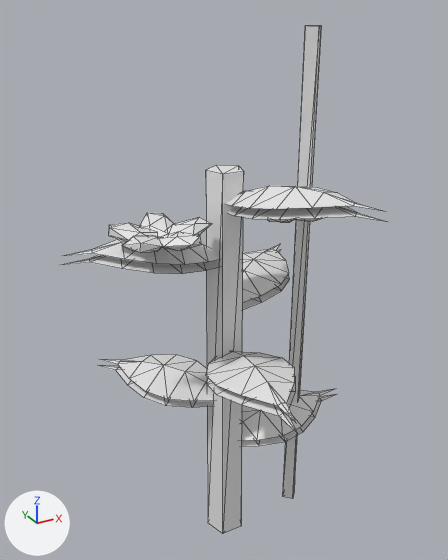
What one commit did to the glTF model models/world/tomato-2.glb.
One viewpoint serves both versions: a 50 mm lens placed at (-0.451, -0.816, 0.925), pointed at (-0.001, 0.003, 0.516). Every picture has the same lights, and +X, +Y and +Z are marked at lower left. The older version comes first. Mesh edges are drawn as thin lines. Vertices at exactly the same position are counted once.

The first picture shows 'tomato-2'.
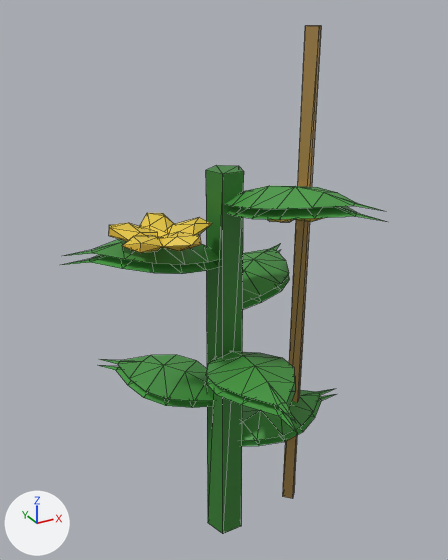
Scene script edits in JSON lines:
```json
{"op": "add", "block": "mat_vc", "code": "n2 = _N.new('ShaderNodeMix'); n2.name = 'Mix'"}
{"op": "add", "block": "mat_vc", "code": "n2.data_type = 'RGBA'"}
{"op": "add", "block": "mat_vc", "code": "n2.blend_type = 'MULTIPLY'"}
{"op": "add", "block": "mat_vc", "code": "n2.inputs[0].default_value = 1.0  # 'Factor'"}
{"op": "add", "block": "mat_vc", "code": "n2.inputs[7].default_value = (0.8, 0.8, 0.8, 1.0)  # 'B', white #e7e7e7"}
{"op": "add", "block": "mat_vc", "code": "n3 = _N.new('ShaderNodeVertexColor'); n3.name = 'Color Attribute'"}
{"block": "mat_vc", "where": "n0 = _N.new('ShaderNodeBsdfPrincipled'); n0.name = 'Principled BSDF'"}
{"op": "add", "block": "mat_vc", "code": "_L.new(n2.outputs[2], n0.inputs[0])  # 'Result' to 'Base Color'"}
{"op": "add", "block": "mat_vc", "code": "_L.new(n3.outputs[0], n2.inputs[6])  # 'Color' to 'A'"}
{"block": "me_mesh_0", "where": "me_mesh_0.from_pydata(...)  # 370 vertices, 496 faces; spans x -0.251..0.258, y -0.256..0.192, z 0.0..0.9"}
{"block": "me_mesh_0", "where": "# used by ob_tomato_2; location = (0.0, 0.0, 0.0)"}
{"block": "me_mesh_0", "change": "me_mesh_0 part 1: vertex colours changed"}
```

Pixel boxes (x1, y1, x2, y2) of what changed, in the pictures (448 x 560 px):
```json
{"object": "tomato-2", "change": "recoloured", "before": [63, 26, 384, 534], "after": [63, 26, 384, 534], "on screen": "darker"}
```
